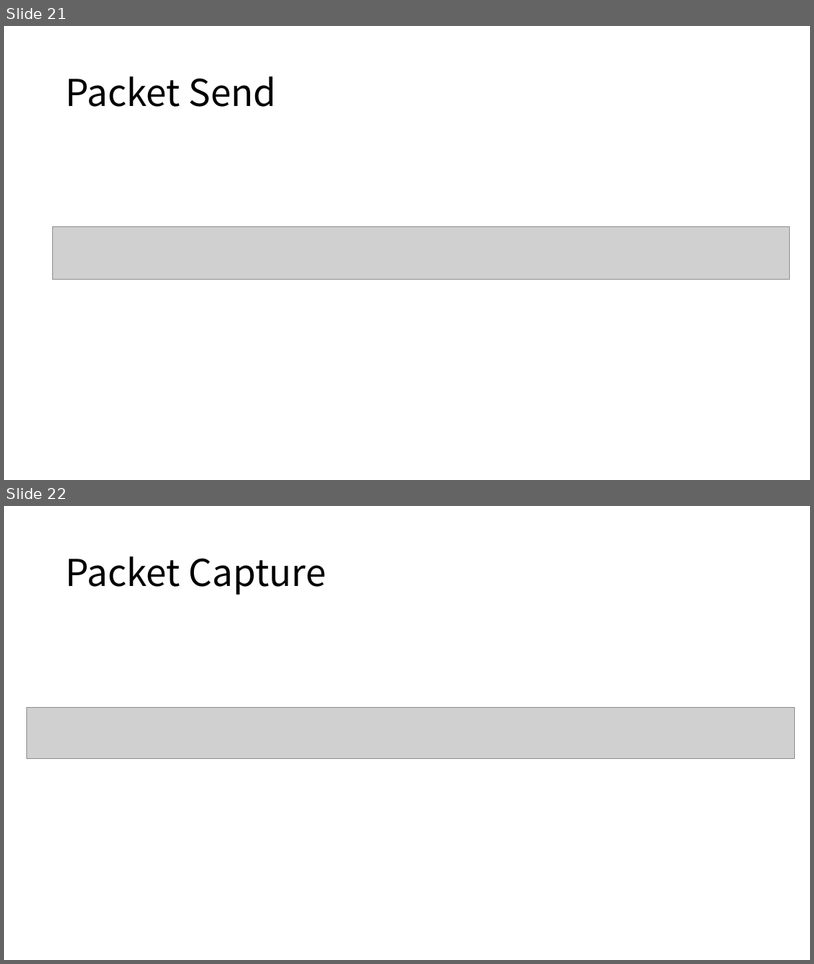
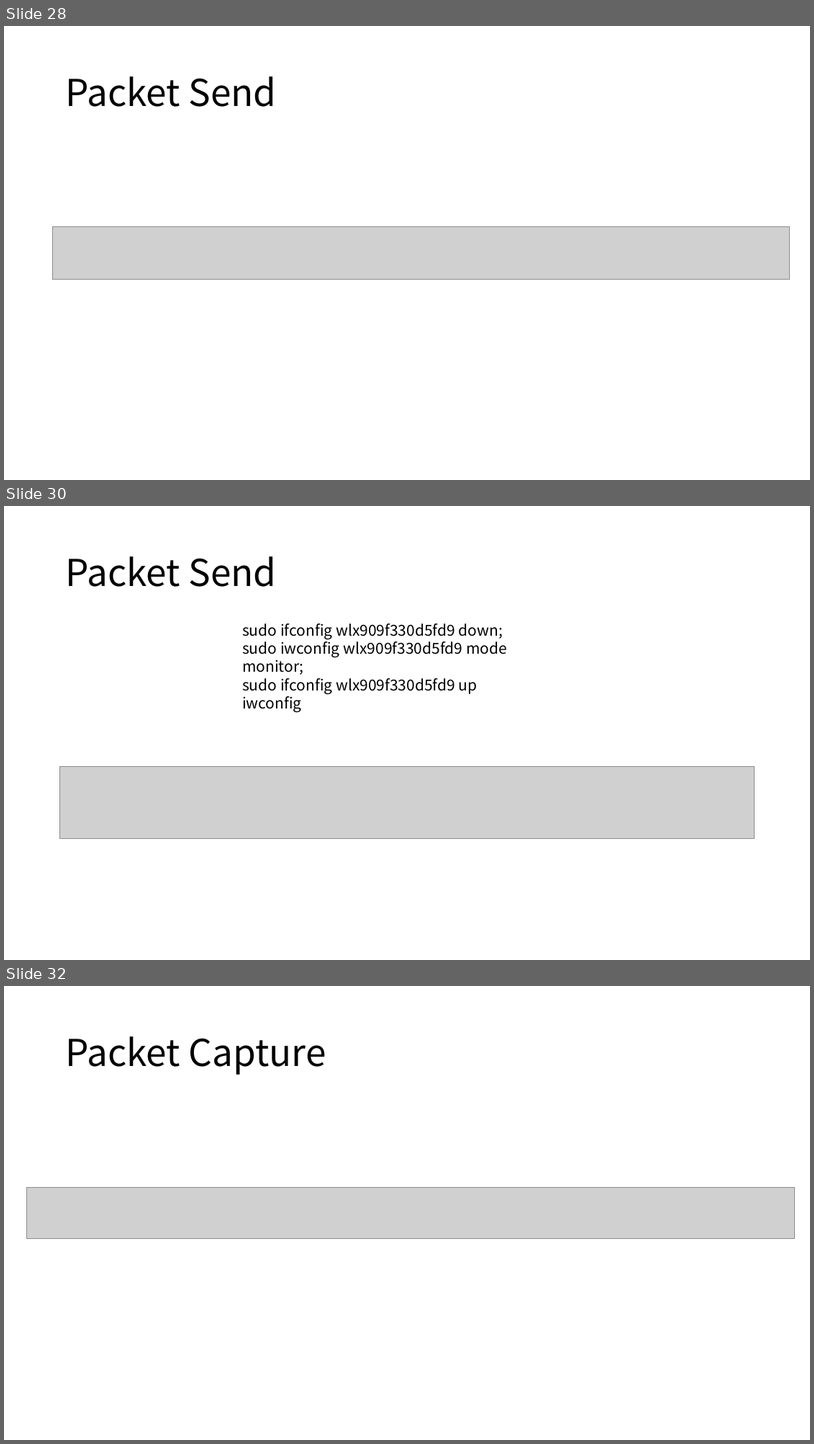
Before and after one commit to gunwooKim-Korea/network-fuzzer, a slide deck: networkfuzzer/Network fuzzer.pptx. Shown one above the other, each under a label of ours: slides 21 and 22 before the commit, slides 28, 30 and 32 after it; the slides between them are not shown. The pictures are 814x964 and 814x1444 pixels, drawn with LibreOffice and Linux fonts; fonts in the diff are those of the drawing; grey boxes stand for pictures. Boxes give left, top, right and bottom in pixels: in the first picture for what was removed or moved away, otherwise in the second. Text is boxed around its words. In the diff, an @@ line names an element or a change of style, - is before the commit and + after.

```diff
--- a/networkfuzzer/Network fuzzer.pptx
+++ b/networkfuzzer/Network fuzzer.pptx
@@ slide 30 added at <box>4,506,810,960</box>, background #FFFFFF @@
@@ title added at <box>65,556,277,587</box>, 44 pt, text #000000 @@
+Packet Send
@@ text added at <box>242,623,507,694</box>, 18 pt, text #000000 @@
+sudo ifconfig wlx909f330d5fd9 down;
+sudo iwconfig wlx909f330d5fd9 mode monitor;
+sudo ifconfig wlx909f330d5fd9 up
+iwconfig
@@ picture added at <box>59,767,756,838</box> @@
@@ what was slide 21 is now slide 28 @@
@@ what was slide 22 is now slide 32 @@
```
Also in this commit, not shown: 2 slides changed, 19 other slides added.
